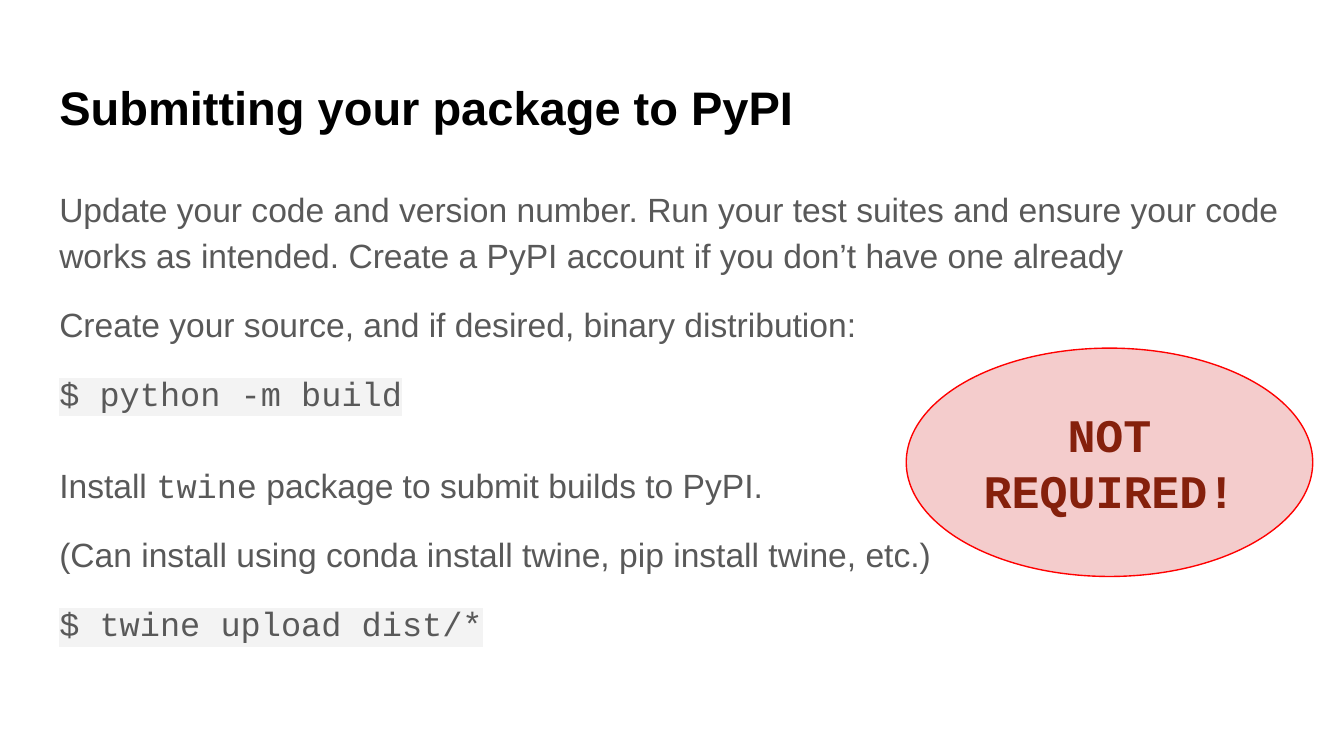
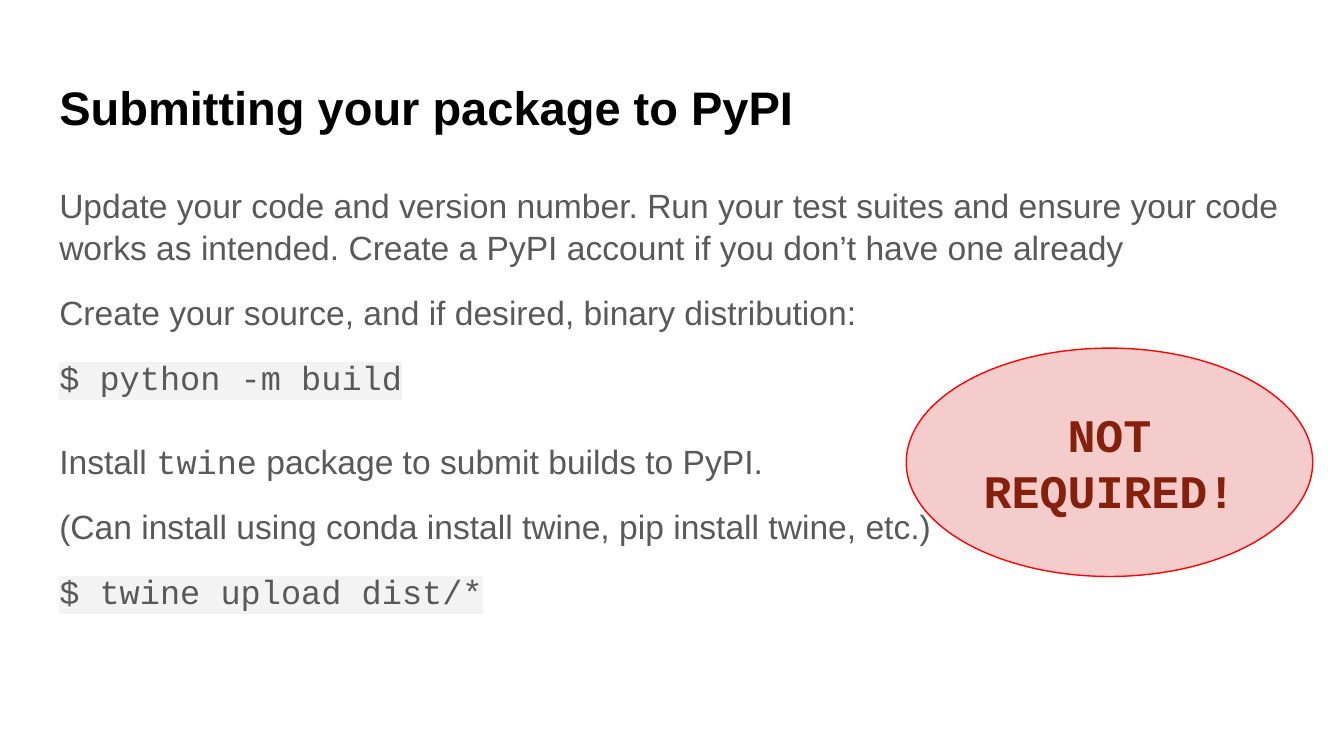
Before and after one commit to UWDATA515/lecture-materials, a slide deck: slide 12 of 09/00__DATA515_09_Packages.pptx. Drawn at 1344x756 pixels with LibreOffice and Linux fonts; fonts in the diff are those of the drawing; background and template pictures are left out. Boxes give left, top, right and bottom in pixels: in the first picture for what was removed or moved away, otherwise in the second. Text is boxed around its words. In the diff, an @@ line names an element or a change of style, - is before the commit and + after.

```diff
--- a/09/00__DATA515_09_Packages.pptx
+++ b/09/00__DATA515_09_Packages.pptx
@@ text "Update your code and version ..." at (59,193,1278,611): line spacing 1.15 to 1.05 @@
```
Also in this commit, not shown: 5 other slides changed, 4 other files.
